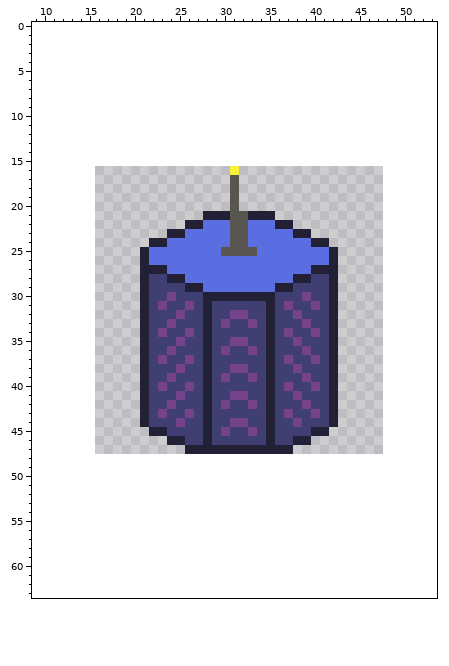
A pixel-art file gets an edit: raw/aseprite/citadel-0001.aseprite. That is the earlier state.
32x32 pixels, 1 frame. Shown: x 9..53, y 0..63. The old version is drawn lined up with the new one, on the new canvas.
After the commit:
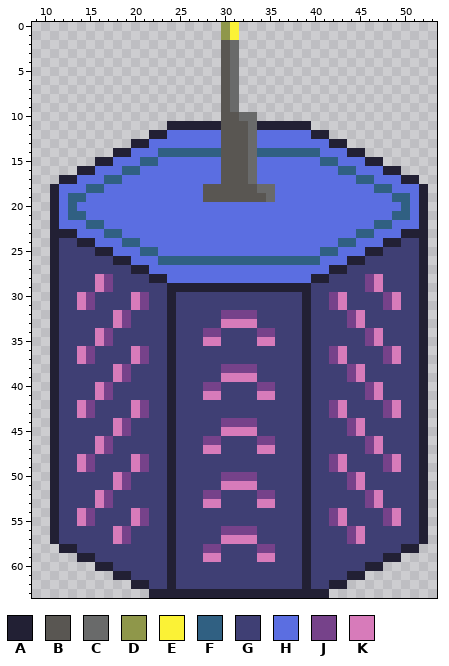
Palette (. is transparent): A #222034  B #595652  C #696a6a  D #8f974a  E #fbf236  F #306082  G #3f3f74  H #5b6ee1  J #76428a  K #d77bba
The edit:
canvas 32x32 -> 64x64, the old top-left corner now at 16,16
Changed rows in their new state; - is an unchanged pixel.
first column x 11:
 0 -------------------DE---------------------
 1 -------------------DE---------------------
 2 -------------------BC---------------------
 3 -------------------BC---------------------
 4 -------------------BC---------------------
 5 -------------------BC---------------------
 6 -------------------BC---------------------
 7 -------------------BC---------------------
 8 -------------------BC---------------------
 9 -------------------BC---------------------
10 -------------------BBCC-------------------
11 -------------AAAAAABBBCAAAAAA-------------
12 -----------AAHHHHHHBBBCHHHHHHAA-----------
13 ---------AAHHHHHHHHBBBCHHHHHHHHAA---------
14 -------AAHHHFFFFFFFBBBCFFFFFFFHHHAA-------
15 -----AAHHHFFHHHHHHHBBBCHHHHHHHFFHHHAA-----
16 ---AAHHHFFHHHHHHHHHBBBCHHHHHHHHHFFHHHAA---
17 -AAHHHFFHHHHHHHHHHHB-BCHHHHHHHHHHHFFHHHAA-
18 AHHHFFHHHHHHHHHHHBBB-BBCCHHHHHHHHHHHFFHHHA
19 AHFFHHHHHHHHHHHHHBBB-BBBCHHHHHHHHHHHHHFFHA
20 AHFHHHHHHHHHHHHHHHHHHHHHHHHHHHHHHHHHHHHFHA
21 AHFFHHHHHHHHHHHHHHHHHHHHHHHHHHHHHHHHHHFFHA
22 AHHHFFHHHHHHHHHHH---HH---HHHHHHHHHHHFFHHHA
23 AAAHHHFFHHHHHHH-----HH-----HHHHHHHFFHHHAAA
24 AGGAAHHHFFHHH-------HH-------HHHFFHHHAAGGA
25 AGGGGAAHHHFF-------HHHH-------FFHHHAAGGGGA
26 AGGGGGGAAHH-FFFFFFFFFFFFFFFFFF-HHAAGGGGGGA
27 AGGGGGGGGA-HH----------------HH-AGGGGGGGGA
28 AGGGGKJGGGGAAHH------------HHAAGGGGJKGGGGA
29 AGGGGKJGGGG--AA--AAAAAAAA--AA--GGGGJKGGGGA
30 AGGKJGGGGKJ--A---GGGGGGGG---A--JKGGGGJKGGA
31 AGGKJGGGGKJ-GA-G-G------G-G-AG-JKGGGGJKGGA
32 AGGGGGGKJGG--AG--G-J--J-G--GA--GGJKGGGGGGA
33 AGGGGGGKJGG--A---G-KKKK-G---A--GGJKGGGGGGA
34 AGGGGKJGGGG-GA-G-JJ----JJ-G-AG-GGGGJKGGGGA
35 AGGGGKJGGGG--AG--KK-GG-KK--GA--GGGGJKGGGGA
36 AGGKJGGGGKJ--A---G-G--G-G---A--JKGGGGJKGGA
37 AGGKJGGGGKJ-GA-G-G------G-G-AG-JKGGGGJKGGA
38 AGGGGGGKJGG--AG--G-J--J-G--GA--GGJKGGGGGGA
39 AGGGGGGKJGG--A---G-KKKK-G---A--GGJKGGGGGGA
40 AGGGGKJGGGG-GA-G-JJ----JJ-G-AG-GGGGJKGGGGA
41 AGGGGKJGGGG--AG--KK-GG-KK--GA--GGGGJKGGGGA
42 AGGKJGGGGKJ--A---G-G--G-G---A--JKGGGGJKGGA
43 AGGKJGGGGKJ-GA-G-G------G-G-AG-JKGGGGJKGGA
44 AGGGGGGKJGG--AG--G-J--J-G--GA--GGJKGGGGGGA
45 AGGGGGGKJGGGGA---G-KKKK-G---AGGGGJKGGGGGGA
46 AGGGGKJGGGGGG-G--JJ----JJ--G-GGGGGGJKGGGGA
47 AGGGGKJGGGGGGAGGGKKGGGGKKGGGAGGGGGGJKGGGGA
48 AGGKJGGGGKJGGAGGGGGGGGGGGGGGAGGJKGGGGJKGGA
49 AGGKJGGGGKJGGAGGGGGGGGGGGGGGAGGJKGGGGJKGGA
50 AGGGGGGKJGGGGAGGGGGJJJJGGGGGAGGGGJKGGGGGGA
51 AGGGGGGKJGGGGAGGGGGKKKKGGGGGAGGGGJKGGGGGGA
52 AGGGGKJGGGGGGAGGGJJGGGGJJGGGAGGGGGGJKGGGGA
53 AGGGGKJGGGGGGAGGGKKGGGGKKGGGAGGGGGGJKGGGGA
54 AGGKJGGGGKJGGAGGGGGGGGGGGGGGAGGJKGGGGJKGGA
55 AGGKJGGGGKJGGAGGGGGGGGGGGGGGAGGJKGGGGJKGGA
56 AGGGGGGKJGGGGAGGGGGJJJJGGGGGAGGGGJKGGGGGGA
57 AGGGGGGKJGGGGAGGGGGKKKKGGGGGAGGGGJKGGGGGGA
58 -AAGGGGGGGGGGAGGGJJGGGGJJGGGAGGGGGGGGGGAA-
59 ---AAGGGGGGGGAGGGKKGGGGKKGGGAGGGGGGGGAA---
60 -----AAGGGGGGAGGGGGGGGGGGGGGAGGGGGGAA-----
61 -------AAGGGGAGGGGGGGGGGGGGGAGGGGAA-------
62 ---------AAGGAGGGGGGGGGGGGGGAGGAA---------
63 -----------AAAAAAAAAAAAAAAAAAAA-----------
Boxes around the changes in both pictures, in picture pixels (x1, y1, x2, y2):
changed: (50, 22, 428, 598)
